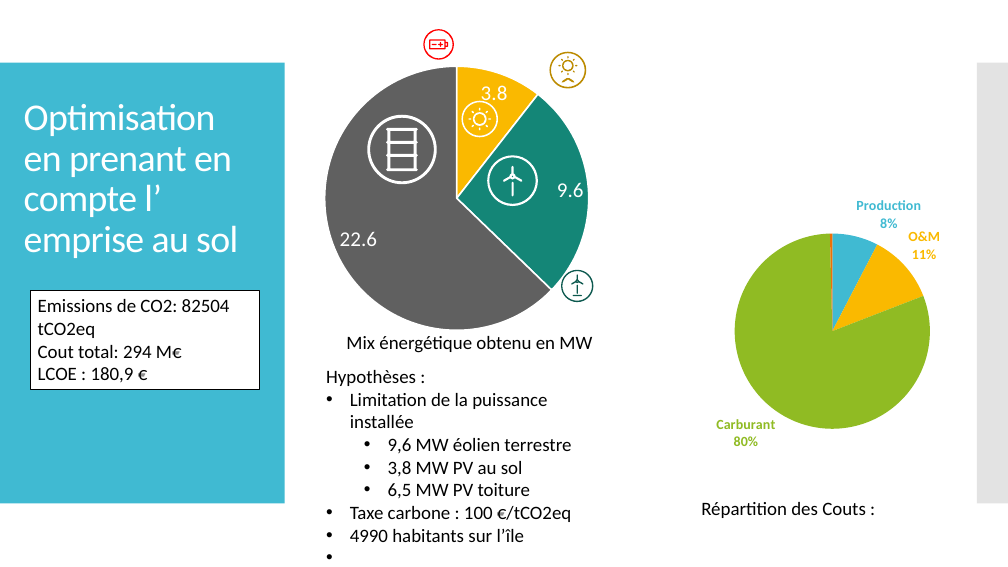
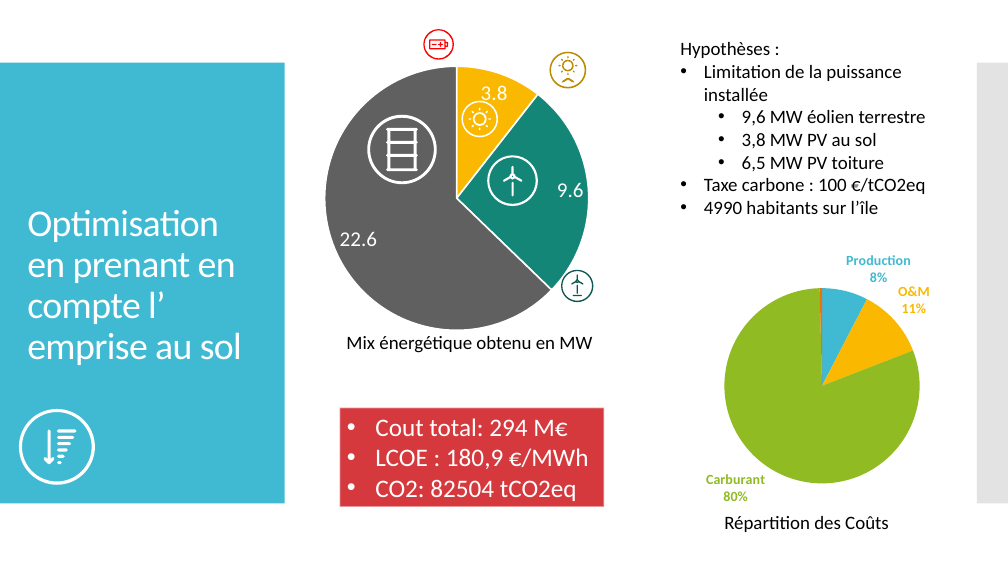
Before and after one commit to cledat/Projet-EA314, a slide deck: slide 7 of rapport.pptx. Drawn at 1008x567 pixels with LibreOffice and Linux fonts; fonts in the diff are those of the drawing. Boxes give left, top, right and bottom in pixels: in the first picture for what was removed or moved away, otherwise in the second. Text is boxed around its words. In the diff, an @@ line names an element or a change of style, - is before the commit and + after.

```diff
--- a/rapport.pptx
+++ b/rapport.pptx
@@ text "Hypothèses :": place and size @@
-text "Hypothèses :" at <box>326,370,571,542</box>
+text "Hypothèses :" at <box>680,42,926,214</box>
@@ title "Optimisation en prenant en compte ...": place and size @@
-title "Optimisation en prenant en compte ..." at <box>24,104,238,258</box>
+title "Optimisation en prenant en compte ..." at <box>27,210,242,365</box>
@@ pie chart: place and size @@
-pie chart at <box>600,186,1008,468</box>
+pie chart at <box>589,240,1008,523</box>
@@ text in rectangle at <box>38,299,230,338</box>: paragraph removed @@
-Emissions de CO2: 82504 tCO2eq
@@ freeform shape added at <box>19,409,95,485</box>, fill #FFFFFF @@
@@ rectangle "Cout total: 294 M€": place and size @@
-rectangle "Cout total: 294 M€" at <box>30,290,260,389</box>
+rectangle "Cout total: 294 M€" at <box>340,408,604,507</box>
@@ rectangle "Cout total: 294 M€" at <box>340,408,604,507</box>: fill #FFFFFF to #D5393D; outline #000000 0.85 pt to #F9F9F9 1.35 pt @@
@@ text in rectangle at <box>375,418,567,436</box>: size 18 to 24 pt, text colour #000000 to #FFFFFF in "Cout total: 294 M€"; bullet none to • @@
@@ freeform shape added at <box>43,430,76,464</box>, fill #FFFFFF @@
@@ text in rectangle at <box>375,448,589,501</box>: text changed; size 18 to 24 pt; text colour #000000 to #FFFFFF @@
-LCOE : 180,9 €
+• LCOE : 180,9 €/MWh
+• CO2: 82504 tCO2eq
@@ text at <box>724,516,889,532</box>: text changed @@
-Répartition des Couts :
+Répartition des Coûts
```
Also in this commit, not shown: 14 other slides changed, 2 slides added, 1 slide removed, 1 other file.
